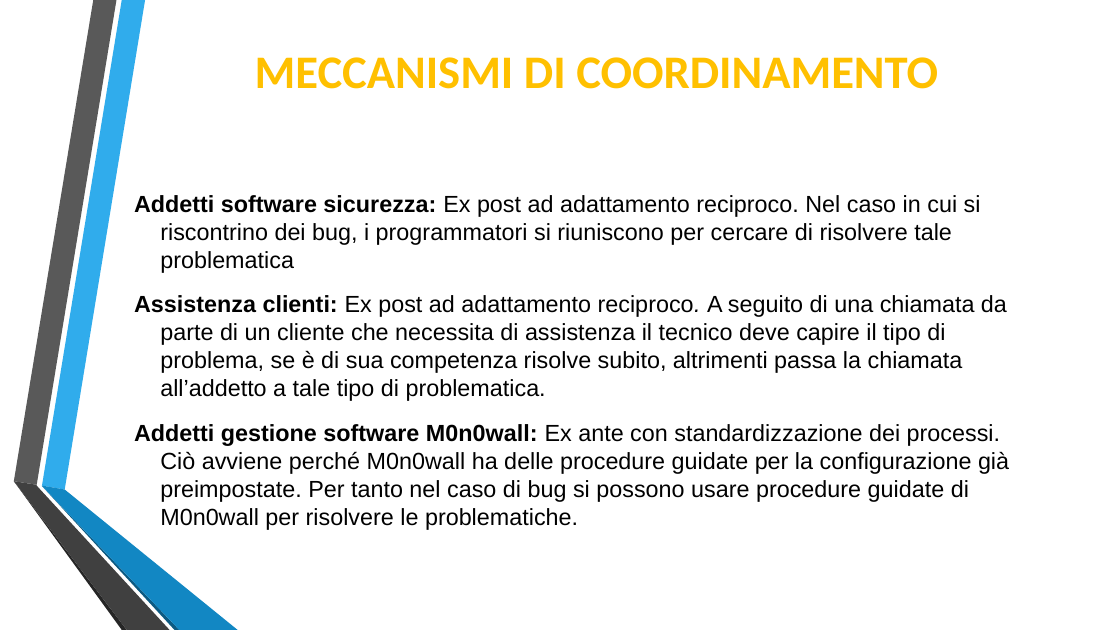
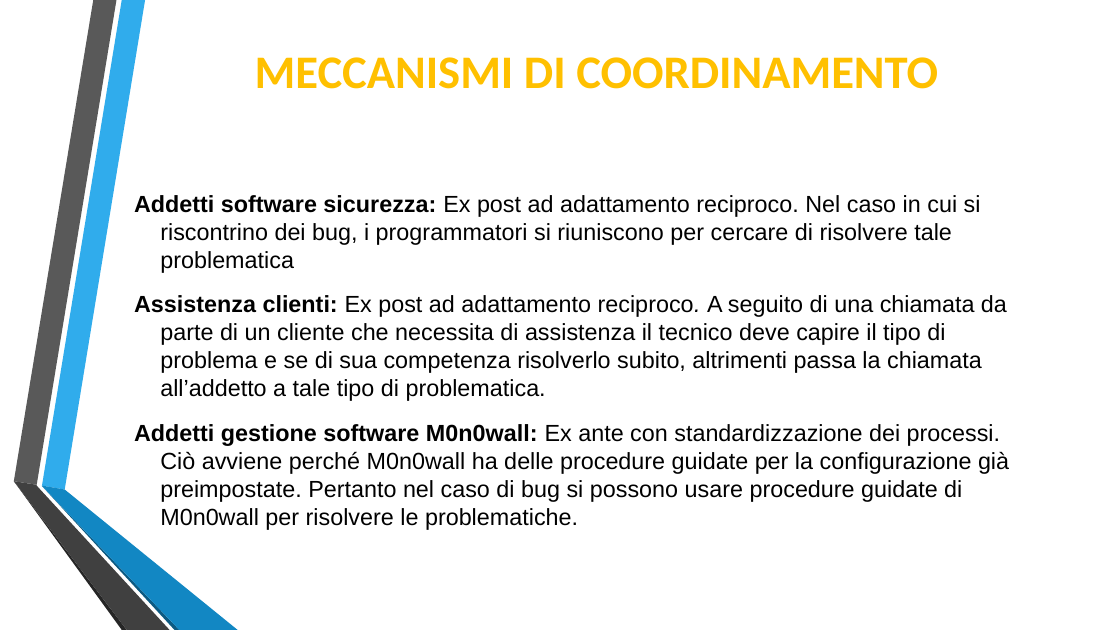
Before and after one commit to Lince99/GPOI, a slide deck: slide 6 of m0n0wall/Presentazione_M0n0wall.odp. Drawn at 1120x630 pixels with LibreOffice and Linux fonts; fonts in the diff are those of the drawing; background and template pictures are left out. Boxes give left, top, right and bottom in pixels: in the first picture for what was removed or moved away, otherwise in the second. Text is boxed around its words. In the diff, an @@ line names an element or a change of style, - is before the commit and + after.

```diff
--- a/m0n0wall/Presentazione_M0n0wall.odp
+++ b/m0n0wall/Presentazione_M0n0wall.odp
@@ text at [134,295,1009,530]: text changed @@
-Assistenza clienti: Ex post ad adattamento reciproco. A seguito di una chiamata da parte di un cliente che necessita di assistenza il tecnico deve capire il tipo di problema, se è di sua competenza risolve subito, altrimenti passa la chiamata all’addetto a tale tipo di problematica.
-Addetti gestione software M0n0wall: Ex ante con standardizzazione dei processi. Ciò avviene perché M0n0wall ha delle procedure guidate per la configurazione già preimpostate. Per tanto nel caso di bug si possono usare procedure guidate di M0n0wall per risolvere le problematiche.
+Assistenza clienti: Ex post ad adattamento reciproco. A seguito di una chiamata da parte di un cliente che necessita di assistenza il tecnico deve capire il tipo di problema e se di sua competenza risolverlo subito, altrimenti passa la chiamata all’addetto a tale tipo di problematica.
+Addetti gestione software M0n0wall: Ex ante con standardizzazione dei processi. Ciò avviene perché M0n0wall ha delle procedure guidate per la configurazione già preimpostate. Pertanto nel caso di bug si possono usare procedure guidate di M0n0wall per risolvere le problematiche.
```
Also in this commit, not shown: 5 other slides changed.
